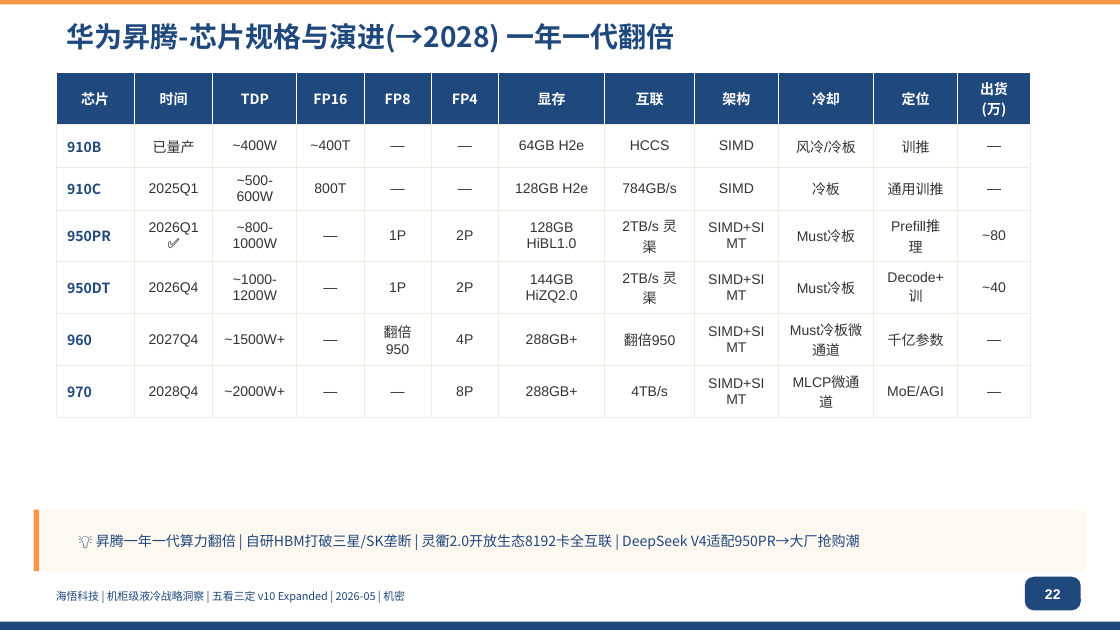
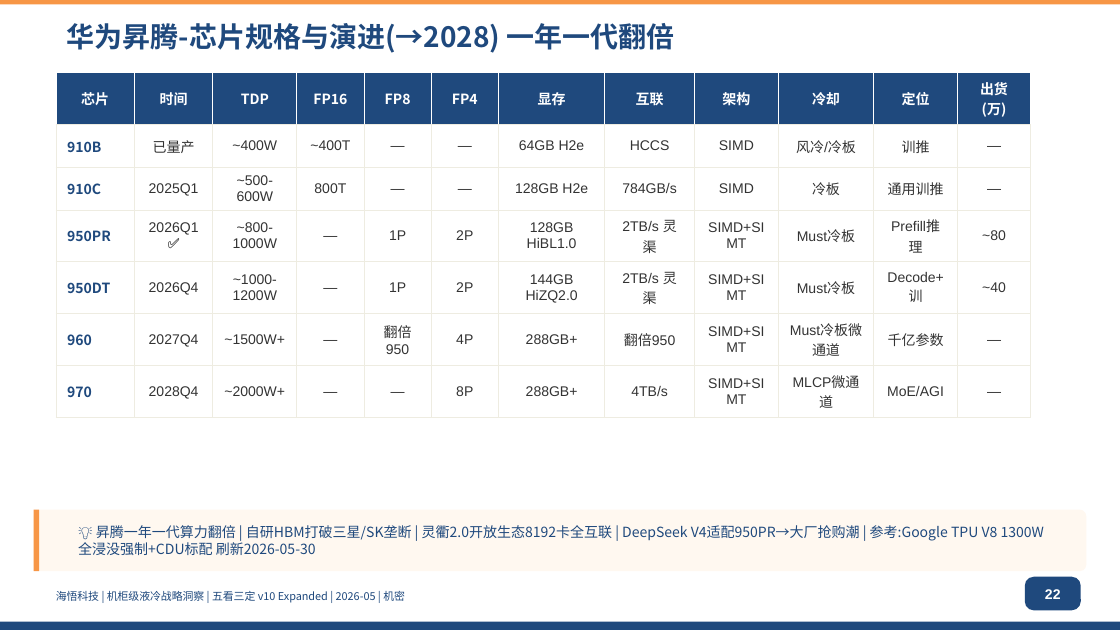
Before and after one commit to marshall9900/liquid-cooling-ecosystem, a slide deck: slide 22 of analysis/liquid-cooling/ppt/v9-expanded-r4/output/海悟液冷五看三定-v9-Expanded-R4.pptx. Drawn at 1120x630 pixels with LibreOffice and Linux fonts; fonts in the diff are those of the drawing. Boxes give left, top, right and bottom in pixels: in the first picture for what was removed or moved away, otherwise in the second. Text is boxed around its words. In the diff, an @@ line names an element or a change of style, - is before the commit and + after.

Commit message:
feat: PPT双版数据刷新 2026-05-30 — 市场规模/CAPEX/功率/战略框架更新(v10+R4)
v10-compact (11 slides modified):
- s001/s002/s076: 封面+目录+致谢 刷新日期
- s004: GPU功耗表 新增NVL576 600KW+TPU V8 1300W
- s005: 单柜功率峰值 400kW→600kW
- s007: OTT CAPEX $5,000亿→$6,000亿 补充中国液冷市场¥1300亿
- s008: 一看章节源标注刷新
- s013: OTT总结 补充Google TPU V8+Anthropic $36B融资
- s017: 昇腾芯片 insight行补充TPU V8 1300W参考
- s029: TAM/SAM 补充中国液冷服务器$23.7亿→¥162亿
- s031: 全球DC标杆 Google TPU V7→V7/V8 补充融资数据
- s037/s047: 竞争全景+总结 全产业链能力→准入门槛
- s063: 定战略 新增韬(τ)定律+三大催化赛道+黄金窗口
- s075: 核心结论 市场数据刷新+韬定律+三大催化赛道

v9-expanded-r4 (12 slides modified):
- s001/s002/s003/s005/s008: 封面+目录+方法论+市场+章节页 刷新
- s004: GPU功耗表 同v10
- s007: 一看小结 同v10
- s018: OTT总结 同v10 s013
- s022: 昇腾芯片 同v10 s017
- s042: TAM/SAM 同v10 s029
- s044: 全球DC标杆 同v10 s031
- s051: 竞争全景 同v10 s037
- s069: 三看总结 同v10 s047
- s083: 定战略 同v10 s063
- s087: 战略定位深度 三大催化赛道+窗口
- s100: 核心结论 同v10 s075

编译结果: ✅ v10-compact 3.4MB ✅ v9-expanded-r4 4.1MB

```diff
--- a/analysis/liquid-cooling/ppt/v9-expanded-r4/output/海悟液冷五看三定-v9-Expanded-R4.pptx
+++ b/analysis/liquid-cooling/ppt/v9-expanded-r4/output/海悟液冷五看三定-v9-Expanded-R4.pptx
@@ text at (78,525,998,555): text changed @@
-💡 昇腾一年一代算力翻倍 | 自研HBM打破三星/SK垄断 | 灵衢2.0开放生态8192卡全互联 | DeepSeek V4适配950PR→大厂抢购潮
+💡 昇腾一年一代算力翻倍 | 自研HBM打破三星/SK垄断 | 灵衢2.0开放生态8192卡全互联 | DeepSeek V4适配950PR→大厂抢购潮 | 参考:Google TPU V8 1300W全浸没强制+CDU标配 刷新2026-05-30
```
Also in this commit, not shown: 10 other slides changed, 32 other files.
